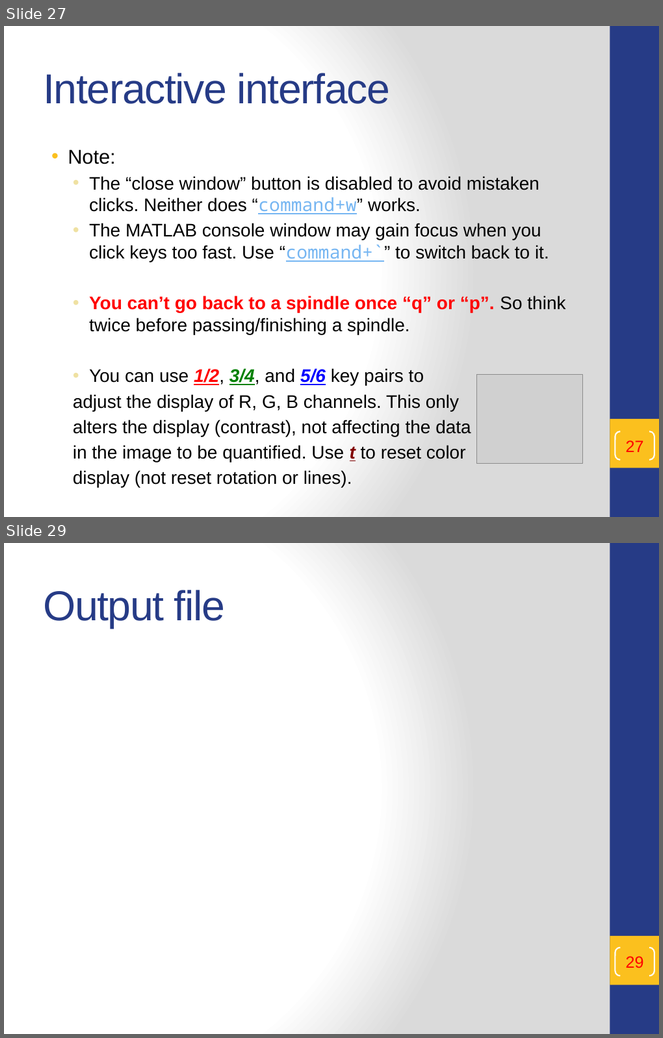
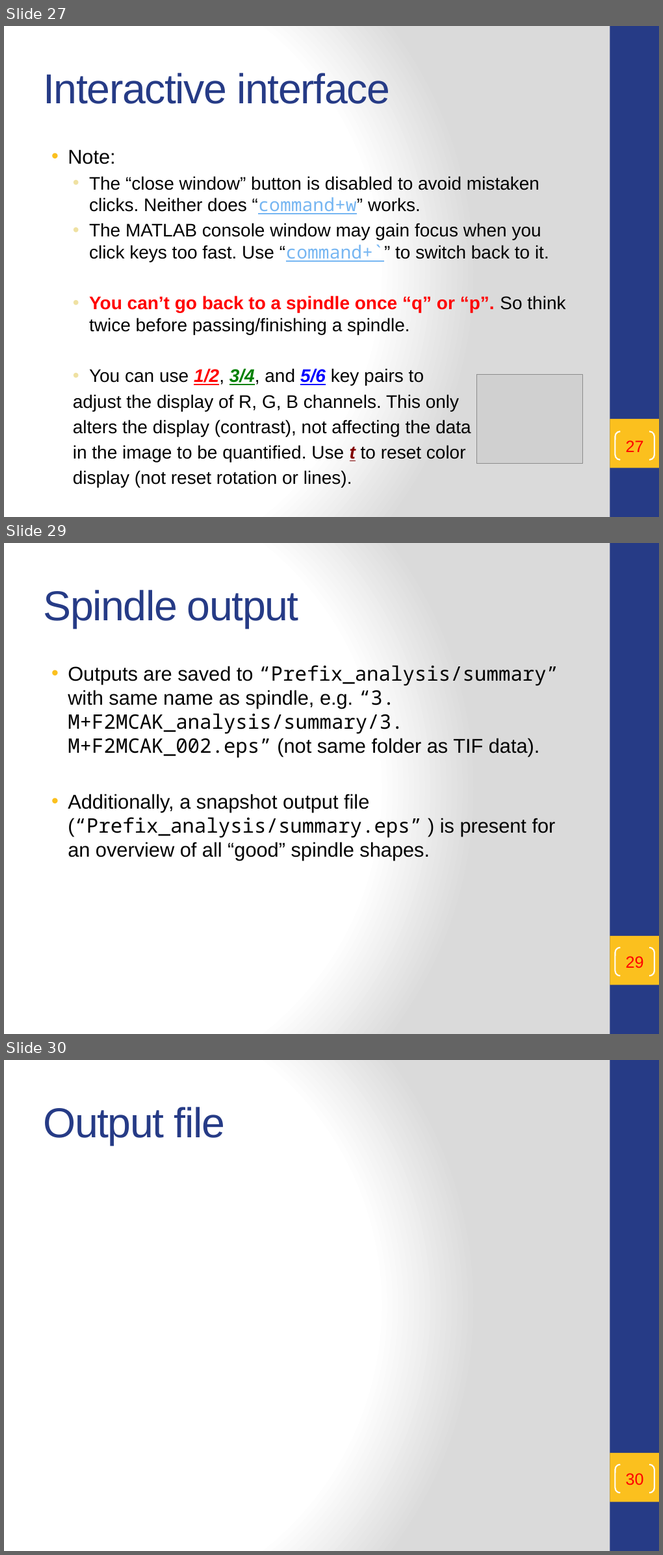
Before and after one commit to t47io/SpindleUtil, a slide deck: Scripts/SpindleQuantify/README.pptx. Shown one above the other, each under a label of ours: slides 27 and 29 before the commit, slides 27, 29 and 30 after it; the slides between them are not shown. The pictures are 663x1038 and 663x1555 pixels, drawn with LibreOffice and Linux fonts; fonts in the diff are those of the drawing; grey boxes stand for pictures; background and template pictures are left out. Boxes give left, top, right and bottom in pixels: in the first picture for what was removed or moved away, otherwise in the second. Text is boxed around its words. In the diff, an @@ line names an element or a change of style, - is before the commit and + after.

Commit message:
add snapshot display

```diff
--- a/Scripts/SpindleQuantify/README.pptx
+++ b/Scripts/SpindleQuantify/README.pptx
@@ slide 29 added at [4, 543, 659, 1034], background gradient #FFFFFF to #DADADA; not listed: 2 template elements that a slide beside it also shows @@
@@ title added at [43, 590, 299, 628], 46 pt, text #263B86 @@
+Spindle output
@@ text added at [68, 665, 558, 860], 22 pt, text #000000 @@
+• Outputs are saved to “Prefix_analysis/summary” with same name as spindle, e.g. “3. M+F2MCAK_analysis/summary/3. M+F2MCAK_002.eps” (not same folder as TIF data).
+• Additionally, a snapshot output file (“Prefix_analysis/summary.eps” ) is present for an overview of all “good” spindle shapes.
@@ page number added at [615, 948, 655, 976], outline #FFFFFF 1.5 pt, 18 pt, text #FF0000 @@
+29
@@ what was slide 29 is now slide 30 @@
@@ page number at [626, 1473, 644, 1486]: text changed @@
-29
+30
```
Also in this commit, not shown: 4 slides changed, 1 other slide added, 3 other files.
